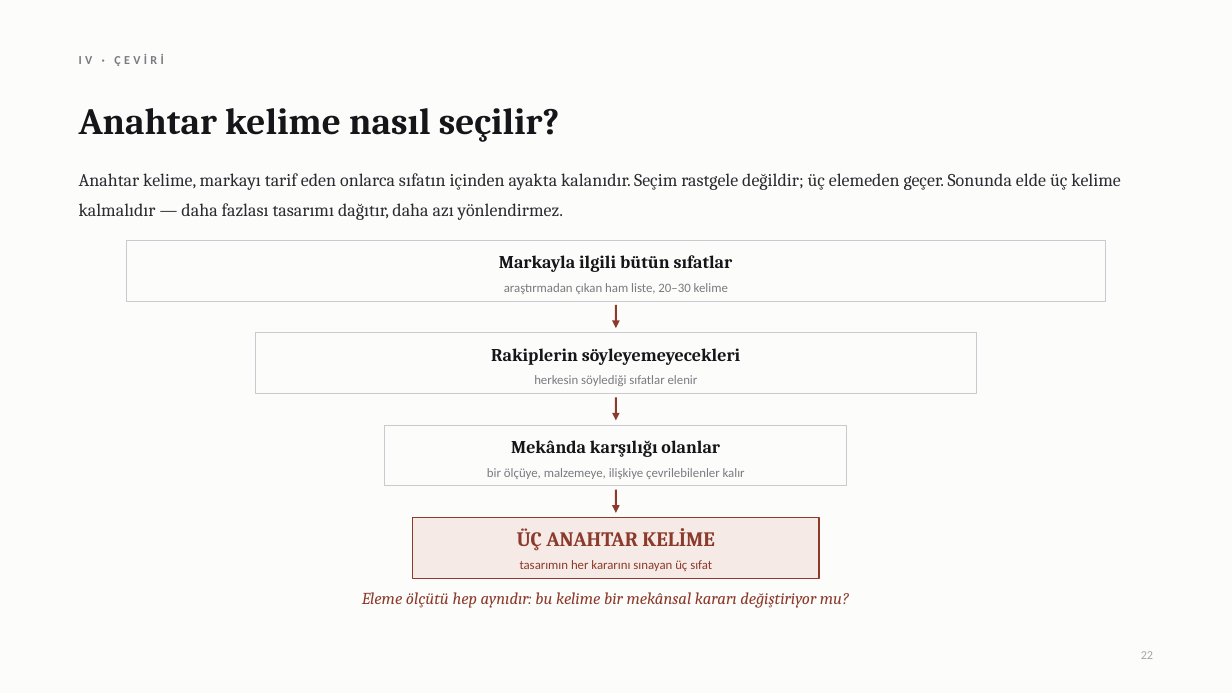
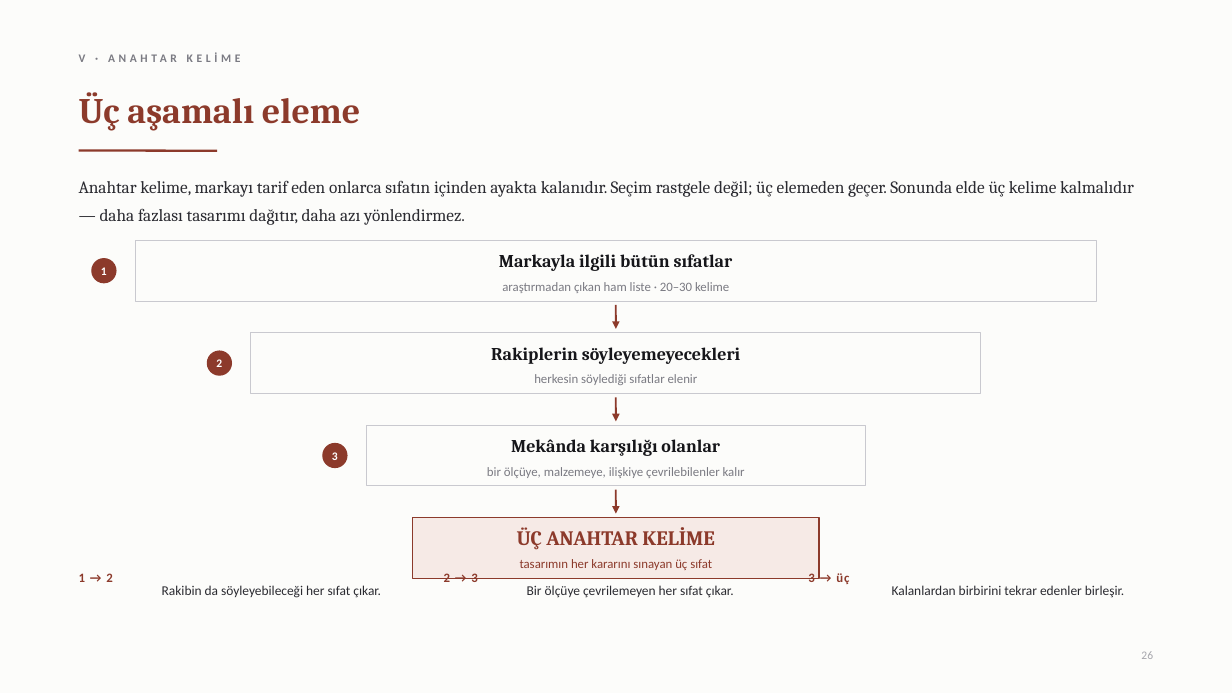
Before and after one commit to bunal91/sanat-ve-mekan, a slide deck: slide 27 of magaza-tasarimi-dersi/Gun1-Marka-Anahtari-ve-Musteri-Deneyimi.pptx (slide 23 before the commit). Drawn at 1232x693 pixels with LibreOffice and Linux fonts; fonts in the diff are those of the drawing. Boxes give left, top, right and bottom in pixels: in the first picture for what was removed or moved away, otherwise in the second. Text is boxed around its words. In the diff, an @@ line names an element or a change of style, - is before the commit and + after.

```diff
--- a/magaza-tasarimi-dersi/Gun1-Marka-Anahtari-ve-Musteri-Deneyimi.pptx
+++ b/magaza-tasarimi-dersi/Gun1-Marka-Anahtari-ve-Musteri-Deneyimi.pptx
@@ text removed at [79, 54, 164, 66] @@
-IV · ÇEVİRİ
@@ text added at [79, 54, 86, 62], 9 pt, text #7A7A82, bold @@
+V · ANAHTAR KELİME
@@ text removed at [79, 108, 560, 142] @@
-Anahtar kelime nasıl seçilir?
@@ text added at [79, 92, 360, 131], 28 pt, text #8C3A2B, bold @@
+Üç aşamalı eleme
@@ line added from (79, 151) to (217, 151), #8C3A2B 1.75 pt @@
@@ text at [79, 180, 1134, 225]: text changed; size 14 to 13.5 pt @@
-Anahtar kelime, markayı tarif eden onlarca sıfatın içinden ayakta kalanıdır. Seçim rastgele değildir; üç elemeden geçer. Sonunda elde üç kelime kalmalıdır — daha fazlası tasarımı dağıtır, daha azı yönlendirmez.
+Anahtar kelime, markayı tarif eden onlarca sıfatın içinden ayakta kalanıdır. Seçim rastgele değil; üç elemeden geçer. Sonunda elde üç kelime kalmalıdır — daha fazlası tasarımı dağıtır, daha azı yönlendirmez.
@@ ellipse added at [91, 259, 116, 283], fill #8C3A2B, outline #8C3A2B 1 pt @@
@@ text added at [101, 267, 107, 275], 9 pt, text #FFFFFF, bold @@
+1
@@ rectangle: place and size @@
-rectangle at [126, 240, 1105, 301]
+rectangle at [136, 240, 1097, 301]
@@ text at [502, 282, 729, 293]: text changed @@
-araştırmadan çıkan ham liste, 20–30 kelime
+araştırmadan çıkan ham liste · 20–30 kelime
@@ ellipse added at [208, 351, 232, 375], fill #8C3A2B, outline #8C3A2B 1 pt @@
@@ text added at [216, 359, 222, 367], 9 pt, text #FFFFFF, bold @@
+2
@@ rectangle: place and size @@
-rectangle at [256, 333, 977, 394]
+rectangle at [250, 333, 981, 394]
@@ ellipse added at [323, 444, 348, 468], fill #8C3A2B, outline #8C3A2B 1 pt @@
@@ rectangle: place and size @@
-rectangle at [385, 425, 848, 486]
+rectangle at [366, 425, 865, 486]
@@ text added at [332, 452, 338, 460], 9 pt, text #FFFFFF, bold @@
+3
@@ text added at [79, 573, 112, 582], 10 pt, text #8C3A2B, bold @@
+1 → 2
@@ text added at [162, 585, 381, 598], 10.5 pt, text #2B2B31 @@
+Rakibin da söyleyebileceği her sıfat çıkar.
@@ text removed at [362, 592, 849, 608] @@
-Eleme ölçütü hep aynıdır: bu kelime bir mekânsal kararı değiştiriyor mu?
@@ text added at [444, 573, 477, 582], 10 pt, text #8C3A2B, bold @@
+2 → 3
@@ text added at [527, 585, 734, 598], 10.5 pt, text #2B2B31 @@
+Bir ölçüye çevrilemeyen her sıfat çıkar.
@@ text added at [808, 573, 849, 584], 10 pt, text #8C3A2B, bold @@
+3 → üç
@@ text added at [892, 585, 1125, 598], 10.5 pt, text #2B2B31 @@
+Kalanlardan birbirini tekrar edenler birleşir.
```
Also in this commit, not shown: 16 other slides changed, 32 slides added, 16 slides removed, 1 other file.
